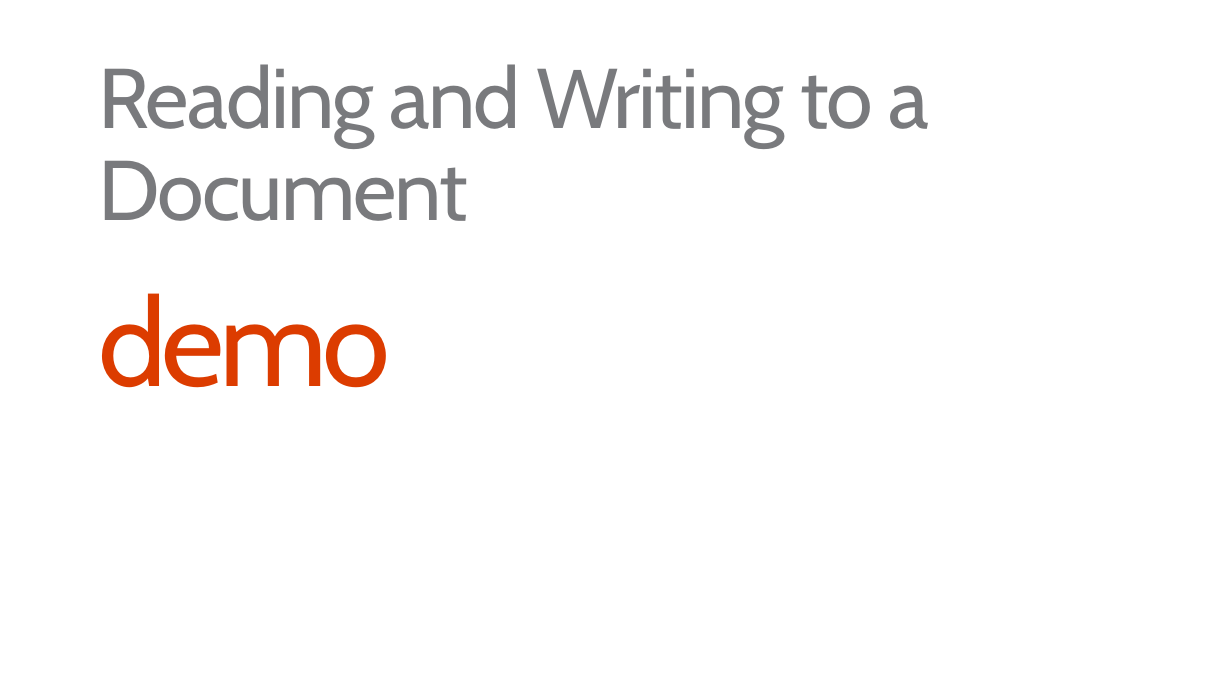
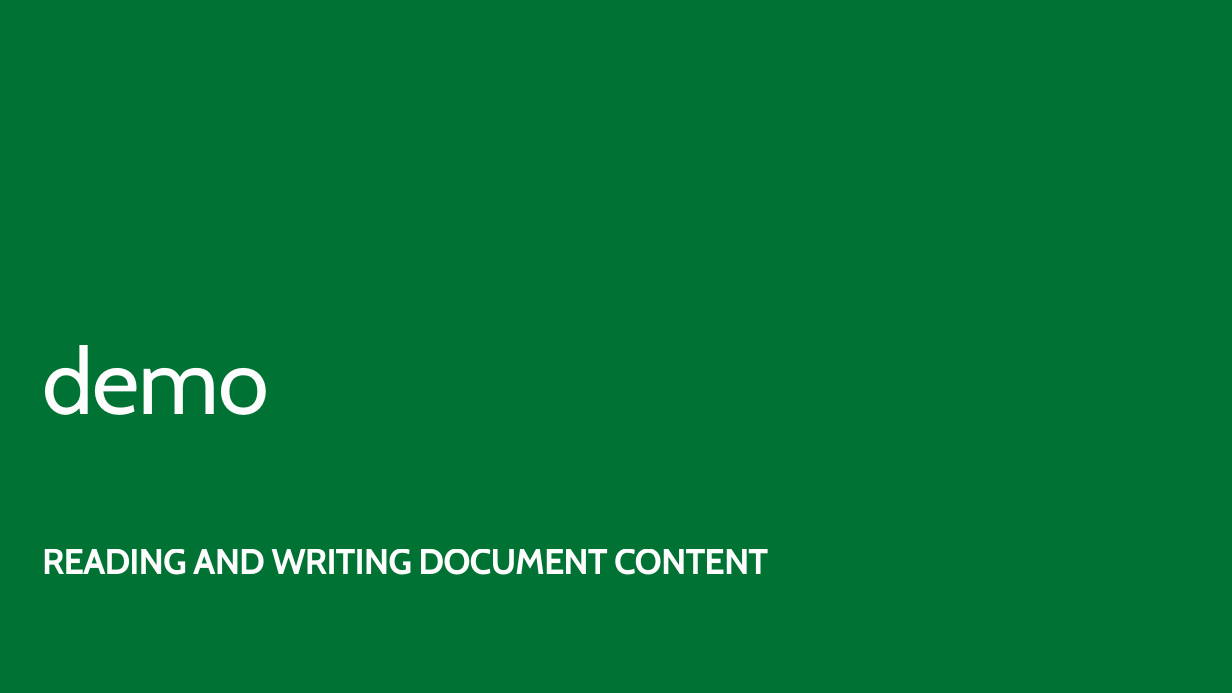
Before and after one commit to OfficeDev/TrainingContent, a slide deck: slide 28 of O3652-4 Deep Dive Apps for Office in Excel/O3652-4 Deep Dive into Apps for Office in Excel.pptx (slide 20 before the commit). Drawn at 1232x693 pixels with LibreOffice and Linux fonts; fonts in the diff are those of the drawing. Boxes give left, top, right and bottom in pixels: in the first picture for what was removed or moved away, otherwise in the second. Text is boxed around its words. In the diff, an @@ line names an element or a change of style, - is before the commit and + after.

```diff
--- a/O3652-4 Deep Dive Apps for Office in Excel/O3652-4 Deep Dive into Apps for Office in Excel.pptx
+++ b/O3652-4 Deep Dive Apps for Office in Excel/O3652-4 Deep Dive into Apps for Office in Excel.pptx
@@ background #FFFFFF to #007233 @@
@@ text removed at (x1=98, y1=64, x2=929, y2=221) @@
-Reading and Writing to a Document
@@ text "demo" moved from (x1=98, y1=293, x2=390, y2=388) to (x1=42, y1=345, x2=270, y2=415) @@
@@ text "demo" at (x1=42, y1=345, x2=270, y2=415): size 96 to 72 pt, text colour #DC3C00 to #FFFFFF, letter spacing -4 to -0.7 pt; more space between paragraphs @@
@@ subtitle added at (x1=42, y1=549, x2=768, y2=575), 28 pt, text #FFFFFF, bold @@
+READING AND WRITING DOCUMENT CONTENT
```
Also in this commit, not shown: 7 other slides changed, 19 slides added, 22 slides removed, 1 other file.
